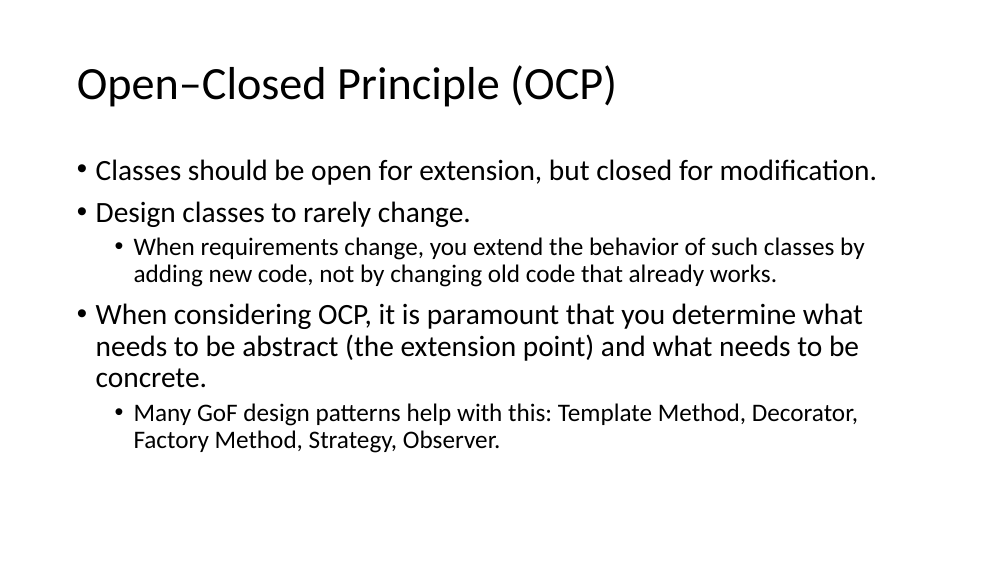
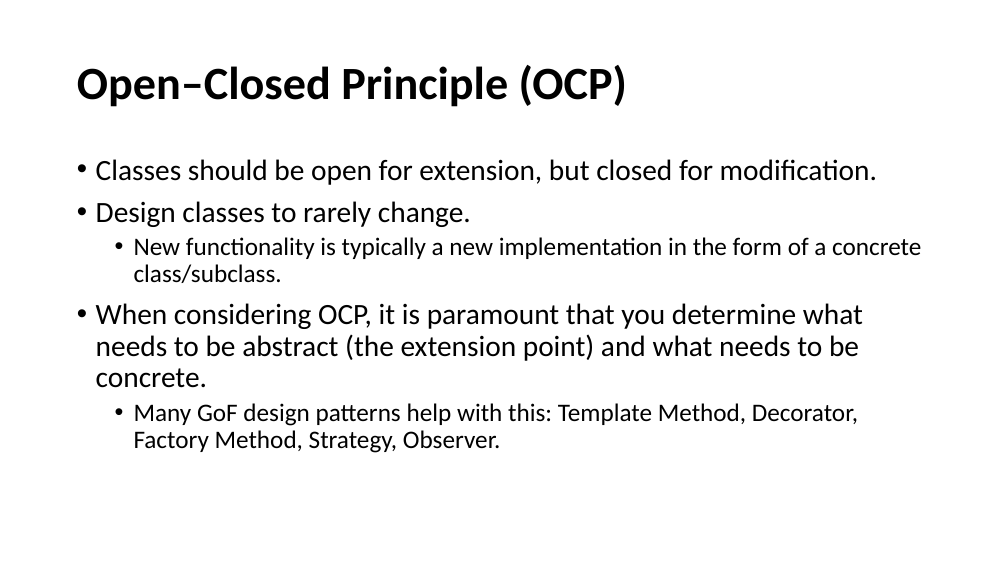
Before and after one commit to cebartling/test-driven, a slide deck: slide 6 of presentations/SOLID Design Principles.pptx (slide 5 before the commit). Drawn at 1008x567 pixels with LibreOffice and Linux fonts; fonts in the diff are those of the drawing. Boxes give left, top, right and bottom in pixels: in the first picture for what was removed or moved away, otherwise in the second. Text is boxed around its words. In the diff, an @@ line names an element or a change of style, - is before the commit and + after.

Commit message:
SOLID Principles presentation update

```diff
--- a/presentations/SOLID Design Principles.pptx
+++ b/presentations/SOLID Design Principles.pptx
@@ title "Open–Closed Principle (OCP)" at [77,65,627,107]: bold on @@
@@ text at [134,237,921,283]: text changed @@
-  • When requirements change, you extend the behavior of such classes by adding new code, not by changing old code that already works.
+  • New functionality is typically a new implementation in the form of a concrete class/subclass.
```
Also in this commit, not shown: 10 other slides changed, 1 slide added.
